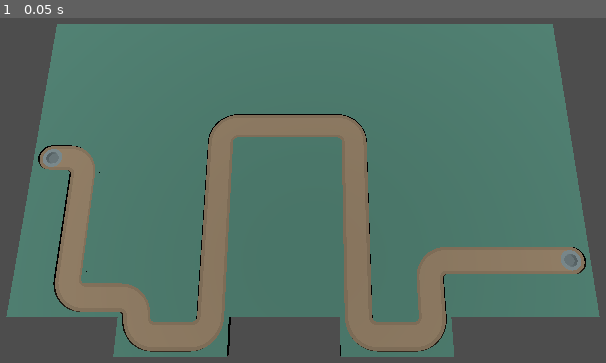
Above: before the commit, frame 1.
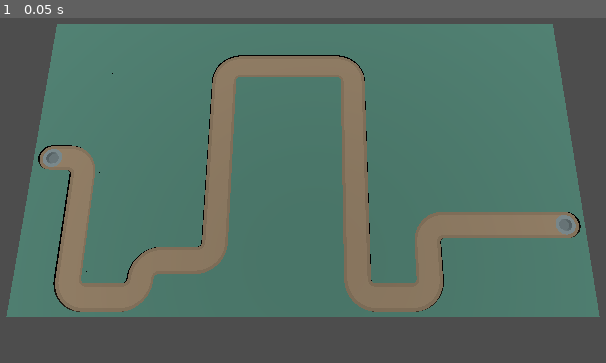
Above: after the commit, the same moment.

Repository: Kratso/Project-Sisyphus
Game: Godot game, scene res://scenes/main.tscn
Same seed, same stepped clock (60 frames per second), same inputs: the game is played once before the commit and once after it. Before the commit the project starts from res://main.tscn.
Inputs:
- Up to frame 1 (0.05 s): no input

The runs differ from the first frame. In frame 1, 15% of the frame differs, in the area x 18-97%, y 10-99%.

Commit message:
cleanup

Diff:
--- a/project.godot
+++ b/project.godot
@@ -11,6 +11,6 @@
 [application]
 
 config/name="Project Sisyphus"
-run/main_scene="res://main.tscn"
+run/main_scene="res://scenes/main.tscn"
 config/features=PackedStringArray("4.2", "Forward Plus")
 config/icon="res://icon.svg"
--- a/main.tscn
+++ b/scenes/main.tscn
@@ -1,6 +1,6 @@
 [gd_scene load_steps=6 format=3 uid="uid://dk06b4rkn6qgg"]
 
-[ext_resource type="Script" path="res://main.gd" id="1_5hxqx"]
+[ext_resource type="Script" path="res://scripts/main.gd" id="1_5hxqx"]
 [ext_resource type="PackedScene" uid="uid://dx5ffp3neskiu" path="res://models/tile.glb" id="2_3ni8s"]
 [ext_resource type="PackedScene" uid="uid://dhubrbjjcpouv" path="res://models/tile_straight.glb" id="2_paplw"]
 [ext_resource type="PackedScene" uid="uid://c63yksbes8ecl" path="res://models/tile_cornerRound.glb" id="3_u2t3q"]
--- a/main.gd
+++ b/scripts/main.gd
@@ -22,7 +22,7 @@
 	pass
 
 func _display_path():
-	var _path:Array[Vector2i] = _pathGen.generate_path()
+	var _path: Array[Vector2i] = _pathGen.generate_path()
 
 	while _path.size() < 35:
 		print("faked out")
@@ -43,26 +43,26 @@
 		match tile_score:
 			10:
 				tile = tile_straight.instantiate()
-				tile_rotation = Vector3(0,90,0)
+				tile_rotation = Vector3(0, 90, 0)
 			8:
 				tile = tile_end.instantiate()
-				tile_rotation = Vector3(0,90,0)
+				tile_rotation = Vector3(0, 90, 0)
 			2:
 				tile = tile_start.instantiate()
-				tile_rotation = Vector3(0,-90,0)
-			5,4,1:
+				tile_rotation = Vector3(0, -90, 0)
+			5, 4, 1:
 				tile = tile_straight.instantiate()
 			12:
 				tile = tile_corner.instantiate()
-				tile_rotation = Vector3(0,90,0)
+				tile_rotation = Vector3(0, 90, 0)
 			9:
 				tile = tile_corner.instantiate()
 			3:
 				tile = tile_corner.instantiate()
-				tile_rotation = Vector3(0,-90,0)
+				tile_rotation = Vector3(0, -90, 0)
 			6:
 				tile = tile_corner.instantiate()
-				tile_rotation = Vector3(0,180,0)
+				tile_rotation = Vector3(0, 180, 0)
 			_:
 				tile = tile_empty.instantiate()
 		add_child(tile)
@@ -73,7 +73,7 @@
 func _complete_grid():
 	for i in range(map_length):
 		for j in range(map_height):
-			if not _pathGen.get_path().has(Vector2i(i,j)):
+			if not _pathGen.get_path().has(Vector2i(i, j)):
 				var tile: Node3D = tile_empty.instantiate()
 				add_child(tile)
-				tile.global_position = Vector3(i,0,j)
+				tile.global_position = Vector3(i, 0, j)
--- a/scripts/path_generator.gd
+++ b/scripts/path_generator.gd
@@ -1,12 +1,12 @@
 extends Object
 class_name PathGenerator
 
-var _grid_length:int
-var _grid_height:int
+var _grid_length: int
+var _grid_height: int
 
 var _path: Array[Vector2i]
 
-func _init(length:int, height:int):
+func _init(length: int, height: int):
 	_grid_height = height
 	_grid_length = length
 
@@ -16,34 +16,32 @@
 func generate_path():
 	_path.clear();
 
-	var x:int = 0
-	var y:int = int(_grid_height/2)
+	var x: int = 0
+	var y: int = int(_grid_height / 2)
 
 	while x < _grid_length:
-		if not _path.has(Vector2i(x,y)) :
-				_path.append(Vector2i(x,y))
+		if not _path.has(Vector2i(x, y)):
+				_path.append(Vector2i(x, y))
 
-		var choice:int = randi_range(0,2)
+		var choice: int = randi_range(0, 2)
 
-		if choice == 0 or x%2 == 0 or x == _grid_length -1:
+		if choice == 0 or x % 2 == 0 or x == _grid_length - 1:
 			x += 1
-		elif choice == 1 and y < _grid_height and not _path.has(Vector2i(x, y+1)):
+		elif choice == 1 and y < _grid_height - 1 and not _path.has(Vector2i(x, y + 1)):
 			y += 1
-		elif choice == 2 and y > 0 and not _path.has(Vector2i(x, y-1)):
+		elif choice == 2 and y > 1 and not _path.has(Vector2i(x, y - 1)):
 			y -= 1
 	return _path
 
-
-func get_tile_score(tile:Vector2i) -> int:
-	var score:int = 0
+func get_tile_score(tile: Vector2i) -> int:
+	var score: int = 0
 
 	var x = tile.x
 	var y = tile.y
 
-	score +=1 if _path.has(Vector2i(x, y-1)) else 0
-	score +=2 if _path.has(Vector2i(x+1, y)) else 0
-	score +=4 if _path.has(Vector2i(x, y+1)) else 0
-	score +=8 if _path.has(Vector2i(x-1, y)) else 0
-
+	score += 1 if _path.has(Vector2i(x, y - 1)) else 0
+	score += 2 if _path.has(Vector2i(x + 1, y)) else 0
+	score += 4 if _path.has(Vector2i(x, y + 1)) else 0
+	score += 8 if _path.has(Vector2i(x - 1, y)) else 0
 
 	return score
